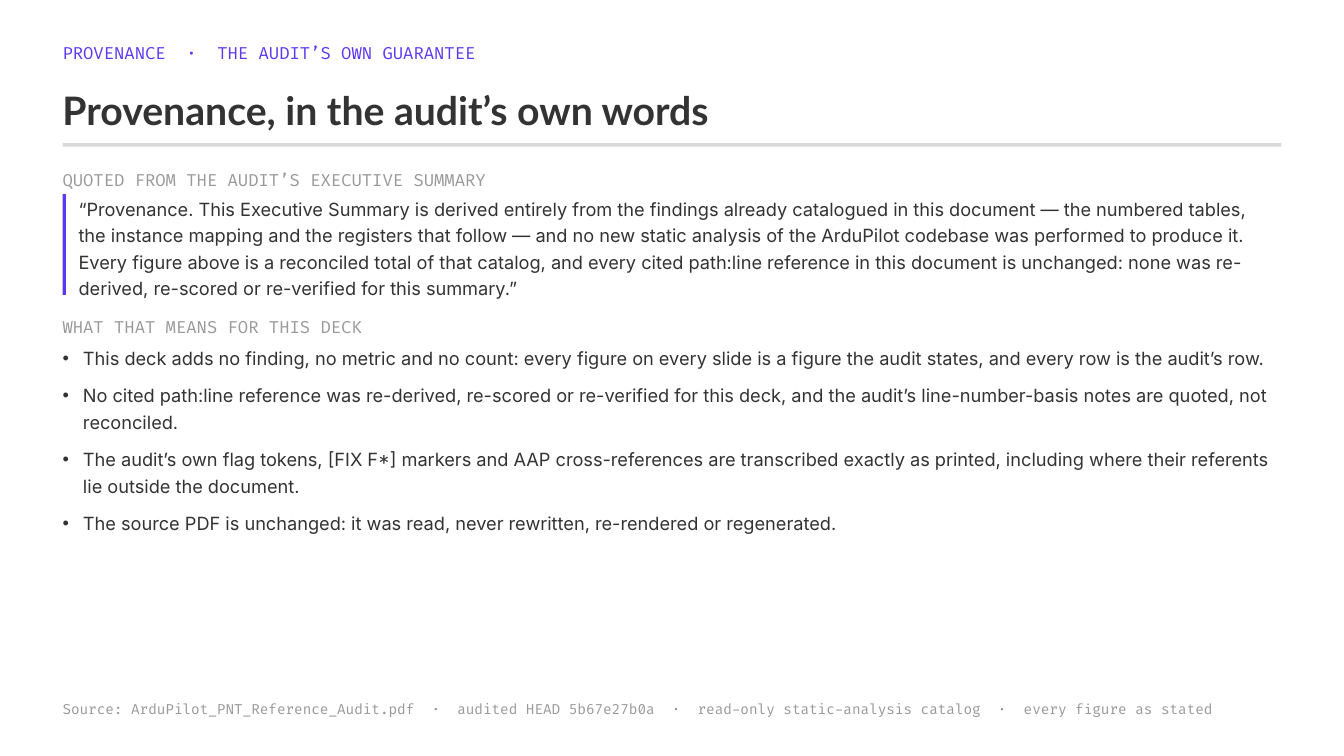
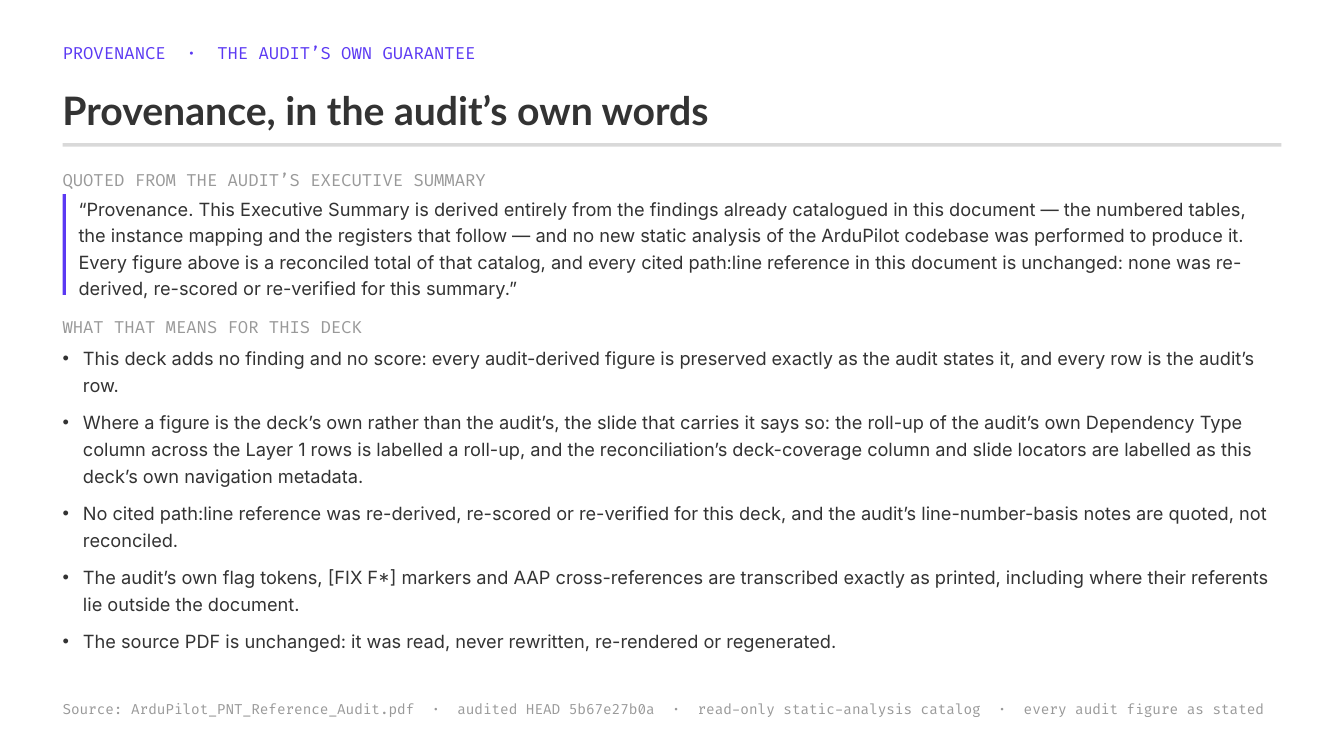
Before and after one commit to blitzy-public-samples/ardupilot-blitzy, a slide deck: slide 233 of blitzy/presentations/ArduPilot_PNT_Reference_Audit_Full_Findings.pptx. Drawn at 1344x756 pixels with LibreOffice and Linux fonts; fonts in the diff are those of the drawing. Boxes give left, top, right and bottom in pixels: in the first picture for what was removed or moved away, otherwise in the second. Text is boxed around its words. In the diff, an @@ line names an element or a change of style, - is before the commit and + after.

```diff
--- a/blitzy/presentations/ArduPilot_PNT_Reference_Audit_Full_Findings.pptx
+++ b/blitzy/presentations/ArduPilot_PNT_Reference_Audit_Full_Findings.pptx
@@ text at (x1=83, y1=351, x2=1254, y2=487): text changed @@
-• This deck adds no finding, no metric and no count: every figure on every slide is a figure the audit states, and every row is the audit’s row.
+• This deck adds no finding and no score: every audit-derived figure is preserved exactly as the audit states it, and every row is the audit’s row.
+• Where a figure is the deck’s own rather than the audit’s, the slide that carries it says so: the roll-up of the audit’s own Dependency Type column across the Layer 1 rows is labelled a roll-up, and the reconciliation’s deck-coverage column and slide locators are labelled as this deck’s own navigation metadata.
@@ text at (x1=63, y1=703, x2=1265, y2=717): text changed @@
-Source: ArduPilot_PNT_Reference_Audit.pdf · audited HEAD 5b67e27b0a · read-only static-analysis catalog · every figure as stated
+Source: ArduPilot_PNT_Reference_Audit.pdf · audited HEAD 5b67e27b0a · read-only static-analysis catalog · every audit figure as stated
```
Also in this commit, not shown: 228 other slides changed, 2 other files.
